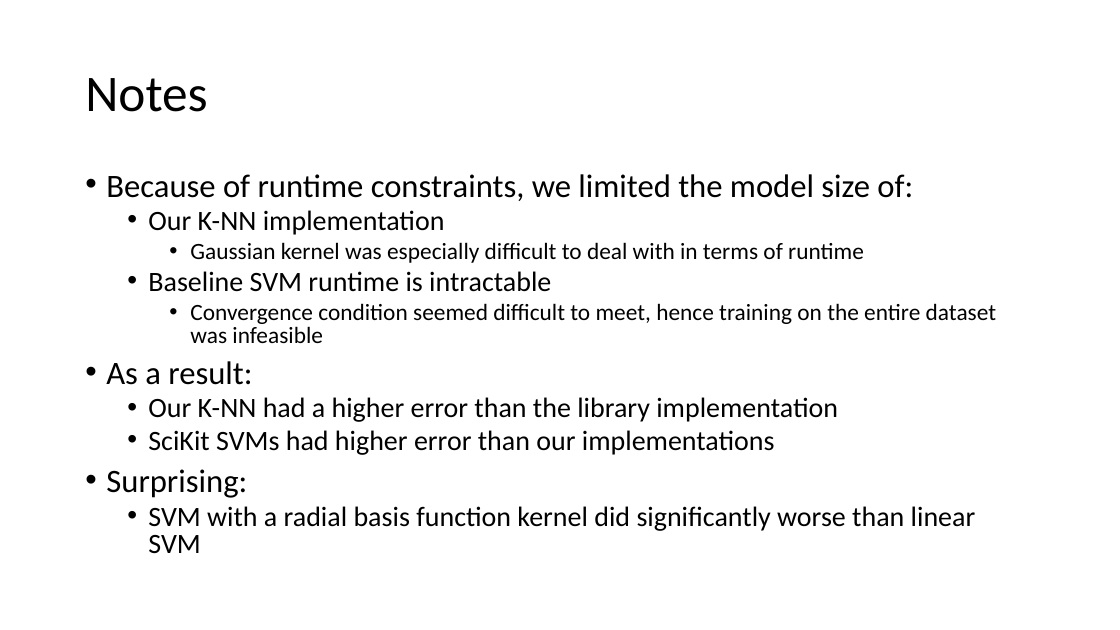
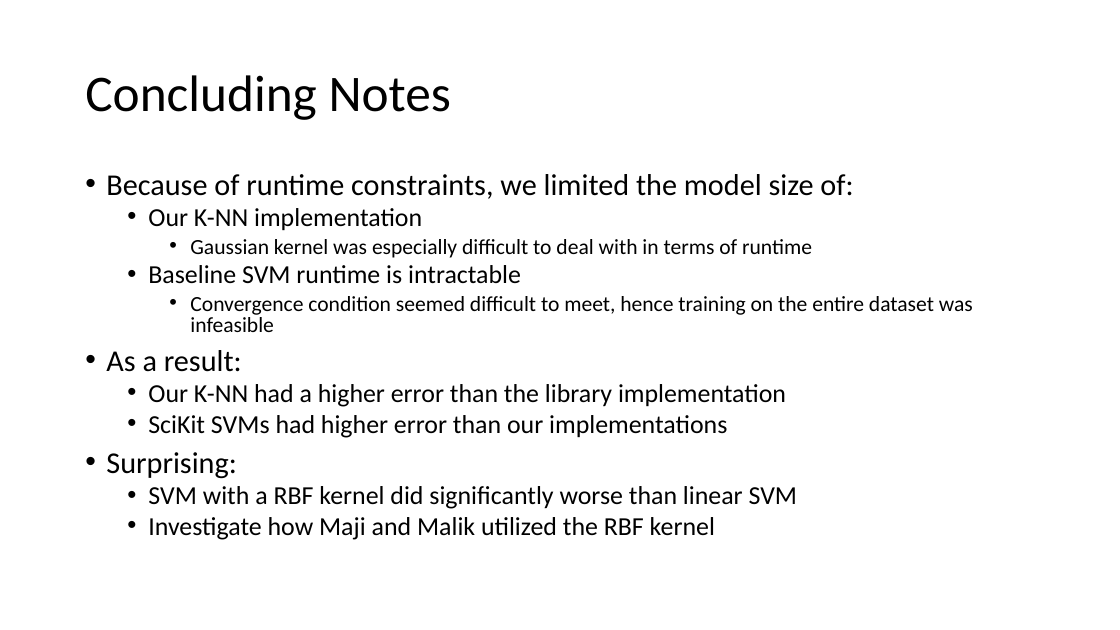
Before and after one commit to dericp/digit-recognition, a slide deck: slide 13 of A Comparison of Techniques Applied to Digit Recognition.pptx (slide 10 before the commit). Drawn at 1120x630 pixels with LibreOffice and Linux fonts; fonts in the diff are those of the drawing. Boxes give left, top, right and bottom in pixels: in the first picture for what was removed or moved away, otherwise in the second. Text is boxed around its words. In the diff, an @@ line names an element or a change of style, - is before the commit and + after.

```diff
--- a/A Comparison of Techniques Applied to Digit Recognition.pptx
+++ b/A Comparison of Techniques Applied to Digit Recognition.pptx
@@ title at box(85, 75, 451, 120): text changed @@
-Notes
+Concluding Notes
@@ text at box(106, 174, 973, 479): size 28 to 25.9 pt in "Because of runtime constraints, we limited the ...", "As a result:", "Surprising:"; size 24 to 22.2 pt in "Our K-NN implementation", "Baseline SVM runtime is intractable", "Our K-NN had a higher error than ...", "SciKit SVMs had higher error than our ..."; size 20 to 18.5 pt in "Gaussian kernel was especially difficult to deal ...", "Convergence condition seemed difficult to meet, hence ..." @@
@@ text at box(148, 486, 798, 540): text changed; size 24 to 22.2 pt @@
-  • SVM with a radial basis function kernel did significantly worse than linear SVM
+  • SVM with a RBF kernel did significantly worse than linear SVM
+  • Investigate how Maji and Malik utilized the RBF kernel
```
Also in this commit, not shown: 7 other slides changed, 4 slides added, 4 other files.
